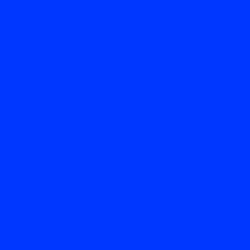
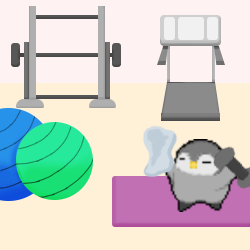
Layers edited between the first and the second (250, 250) image:
removed layer "Layer 1" over [0, 0, 250, 250]
added group "Character" with 4 layers above "Layer 15" over [138, 124, 250, 212]
added layer "Layer 16" (overlay) in group "Character" over [138, 124, 179, 183]
added layer "Layer 8" in group "Character" over [142, 125, 178, 178]
added layer "Layer 4" in group "Character" over [161, 139, 241, 212]
added layer "Layer 15" (overlay) above "Group 2" over [86, 13, 233, 126]
added group "Group 2" with 11 layers above "Layer 14" over [72, 15, 250, 121]
added group "Group 3" with 4 layers in group "Group 2" over [160, 15, 221, 46]
added layer "Rectangle 6" in group "Group 3" over [160, 15, 221, 46]
added layer "Layer 13" (overlay) in group "Group 2" over [72, 60, 250, 70]
added layer "Rectangle 8" in group "Group 2" over [161, 82, 220, 116]
added layer "Rectangle 7" in group "Group 2" over [167, 45, 215, 85]
added layer "Layer 14" (overlay) above "Group 1" over [7, 1, 124, 110]
added group "Group 1" with 11 layers above "Layer 17" over [11, 6, 121, 108]
added layer "Layer 17" (overlay) above "Ball&mat" over [0, 130, 250, 250]
added group "Ball&mat" with 5 layers above "Background" over [0, 108, 250, 227]
added layer "Rectangle 2" in group "Ball&mat" over [112, 176, 250, 227]
added layer "Layer 7" (45%) in group "Ball&mat" over [11, 120, 94, 200]
added layer "Ellipse 1 copy" in group "Ball&mat" over [16, 122, 93, 200]
added layer "Layer 6" (45%) in group "Ball&mat" over [0, 109, 36, 189]
added layer "Ellipse 1" in group "Ball&mat" over [0, 108, 54, 201]
added group "Background" with 2 layers over [0, 0, 250, 250]
added layer "Rectangle 1 copy" in group "Background" over [0, 0, 250, 83]
added layer "Rectangle 1" in group "Background" over [0, 83, 250, 250]
…and 18 more changes (18 added)
